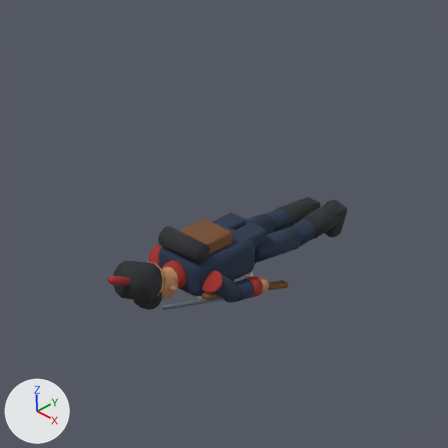
Renders of the Blender file assets/rig/granadero-prone.blend from each side of a commit.
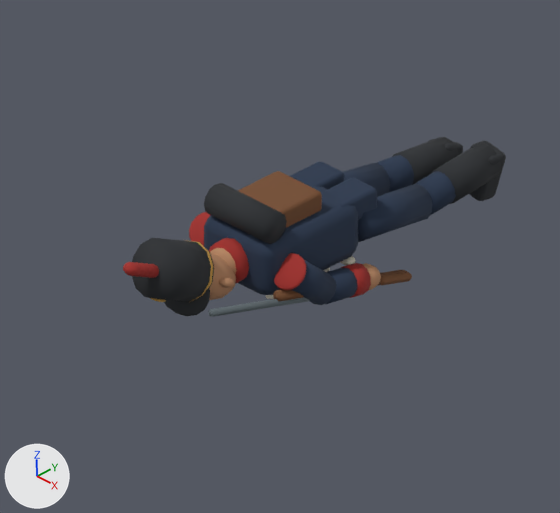
There are two pictures of each version: one from the file's camera 'JA2_orthographic_camera', one close up on the part from 7% to 85% of the width and 25% to 97% of the height. The axes (+X, +Y, +Z) are drawn at lower left. The lights are the same throughout. The last two pictures show the newer version.

Objects in the first close-up: 'coat_tail', 'coat_tail.001', 'leather_pack', 'left_boot', 'left_bootleg', 'left_shin', 'right_boot', 'right_bootleg', 'right_epaulette', 'right_shin', 'right_thigh', 'right_upperarm', 'rolled_blanket', 'shako', 'shako_brass_rim', 'shako_brim', 'wool_coat' and 18 more.
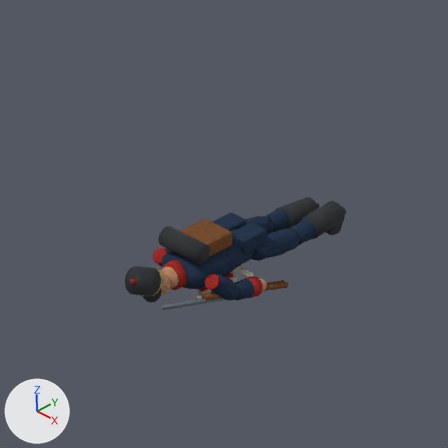
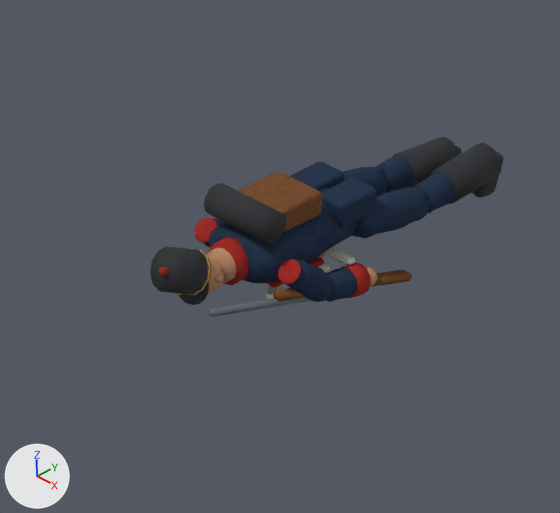
ob_head is not drawn itself; it is the parent of ob_face, ob_nose, ob_eye, ob_ear, ob_eye_001, ob_ear_001, ob_shako, ob_shako_brass_rim.

Where the newer file only moved an object's origin or applied its transform, the numbers keep the older frame.

Where the change shows, as pixel boxes (x1, y1, x2, y2) in the close-ups (560 x 513 px):
'wool_coat', reshaped, modifiers changed (12% shorter): before (204, 186, 358, 295); after (209, 187, 357, 283)
'shako', rescaled (25% narrower, 25% shorter): before (132, 238, 214, 302); after (150, 246, 211, 294)
'right_epaulette', reshaped (27% narrower, 32% shorter): before (274, 253, 306, 290); after (278, 259, 301, 284)
'shako_brim', reshaped: before (164, 288, 210, 316); after (179, 283, 209, 305)
'face', reshaped (39% narrower, 29% shorter): before (209, 253, 236, 300); after (208, 259, 224, 292)
'right_boot', rescaled (11% narrower, 15% shorter): before (469, 141, 506, 201); after (471, 146, 504, 197)
'red_plume.004', reshaped (53% narrower, 40% shorter): before (123, 262, 141, 276); after (159, 267, 167, 275)
'shako_brass_rim', rescaled (29% narrower, 23% shorter): before (184, 240, 214, 301); after (190, 248, 211, 295)
'ear.001', reshaped: before (219, 277, 234, 288); after (214, 275, 224, 283)
'left_boot', rescaled (mostly hidden afterwards): before (429, 139, 463, 155); after (456, 146, 461, 155)
'red_plume.003', reshaped (55% narrower, 44% shorter): before (135, 262, 145, 277); after (165, 267, 169, 275)
'red_plume.002', reshaped (not visible afterwards): before (139, 263, 150, 277)
'red_plume.001', reshaped (not visible afterwards): before (144, 263, 154, 278)
'cockade', reshaped: before (151, 298, 166, 302); after (173, 293, 182, 295)

The edits, one by one:
me_cube_001 is used by ob_wool_coat; parent ob_torso_pivot; location (0.0, 0.0, 0.29).
me_cube_001 had 8 vertices, 6 faces and spanned x -0.215..0.215, y -0.14..0.14, z -0.295..0.295.
me_cube_001 now has 96 vertices, 82 faces and spans x -0.214..0.214, y -0.142..0.142, z -0.295..0.295.
me_cube_001 part 1: the whole mesh is rebuilt.
me_sphere_012 is used by ob_shako_brim; parent ob_head; location (0.0, -0.095, 0.12); scale (0.175, 0.126, 0.023).
me_sphere_012 had 114 vertices, 128 faces and spanned x -1.0..1.0, y -1.0..1.0, z -1.0..1.0.
me_sphere_012 now has 114 vertices, 128 faces and spans x -0.8..0.8, y -0.76..0.97, z -2.01..-0.49.
me_sphere_012 part 2: 1 vertex moved within x 0.0, y 0.71, z -0.71; 113 vertices removed from x -1.0..1.0, y -1.0..1.0, z -1.0..1.0; 113 vertices added at x -0.8..0.8, y -0.76..0.97, z -2.01..-0.49.
me_sphere_022 is used by ob_right_epaulette; parent ob_right_shoulder; location (0.0, -0.005, 0.015); scale (0.09, 0.085, 0.022).
me_sphere_022 had 114 vertices, 128 faces and spanned x -1.0..1.0, y -1.0..1.0, z -1.0..1.0.
me_sphere_022 now has 114 vertices, 128 faces and spans x -0.68..0.68, y -0.68..0.68, z -0.68..0.68.
me_sphere_022 part 3: 114 vertices removed from x -1.0..1.0, y -1.0..1.0, z -1.0..1.0; 114 vertices added at x -0.68..0.68, y -0.68..0.68, z -0.68..0.68, forming a UV sphere (16 segments, 8 rings, poles along z).
Object 'wool_coat' (ob_wool_coat) loses its BEVEL modifier named 'soft corners'.
Modifier setting removed (it was width = 0.065).
Modifier setting removed (it was width_pct = 0.065).
Modifier setting removed (it was segments = 2).
Object 'wool_coat' (ob_wool_coat) loses its WEIGHTED_NORMAL modifier named 'weighted normals'.
Object 'head' (ob_head) is rescaled from (0.88, 0.88, 0.92) to (0.7, 0.76, 0.7).
Object 'shako' (ob_shako) is rescaled from (1.0, 1.0, 1.0) to (0.88, 0.88, 1.0).
Object 'shako_brass_rim' (ob_shako_brass_rim) is rescaled from (1.0, 1.0, 1.0) to (0.88, 0.88, 1.0).
Object 'left_boot' (ob_left_boot) is rescaled from (1.0, 1.0, 1.0) to (0.87, 0.87, 1.0).
Object 'right_boot' (ob_right_boot) is rescaled from (1.0, 1.0, 1.0) to (0.87, 0.87, 1.0).
